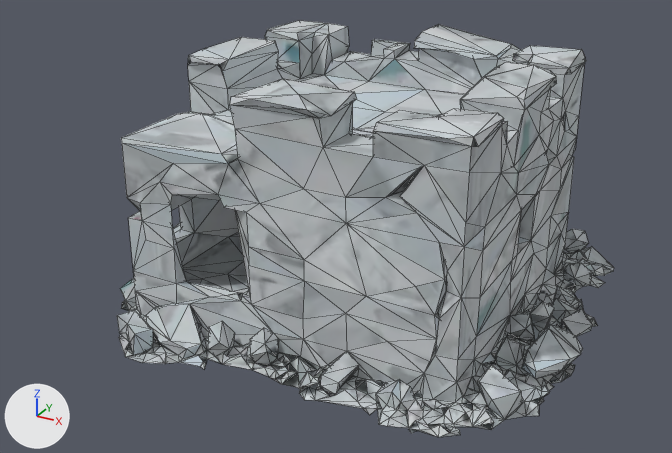
What one commit did to the glTF model public/models/props/wall_snow.glb.
Camera for both pictures: a 50 mm camera at (1.51, -3.01, 1.25) aimed at (-0.08, -0.12, -0.19). Lighting does not change. The marker at lower left points along +X, +Y and +Z. The older version comes first. Mesh edges are drawn as thin lines. Vertices at exactly the same position are counted once.

Script lines for the objects in view, before the commit:
```python
me_mesh_0 = bpy.data.meshes.new('Mesh_0')
me_mesh_0.from_pydata(...)  # 1693 vertices, 3438 faces; spans x -1.0..1.0, y -0.98..0.98, z -0.51..0.51
me_mesh_0.materials.append(mat_material_0)  # picture img_image_0
ob_mesh_0 = bpy.data.objects.new('Mesh_0', me_mesh_0)
ob_mesh_0.location = (-0.009, 0.028, -0.008)
ob_mesh_0.scale = (0.941, 0.941, 0.941)
```
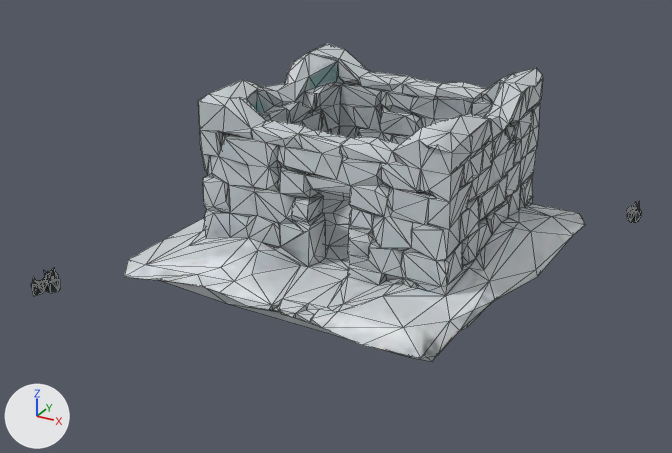
Where the change shows, as pixel boxes (x1, y1, x2, y2) in the pictures (672 x 453 px):
'Mesh_0', reshaped, moved, rescaled (23% wider, 24% shorter)
    before: (117, 21, 614, 437)
    after: (31, 44, 641, 362)
part 1 of me_mesh_0, rebuilt (7% narrower, 24% shorter)
    before: (117, 21, 614, 437)
    after: (124, 44, 585, 362)
part 2 of me_mesh_0, added
    after: (31, 269, 60, 296)
part 3 of me_mesh_0, added
    after: (627, 201, 641, 223)

The edits, one by one:
me_mesh_0 is used by ob_mesh_0; location (-0.009, 0.028, -0.008); scale (0.941, 0.941, 0.941).
me_mesh_0 had 1693 vertices, 3438 faces and spanned x -1.0..1.0, y -0.98..0.98, z -0.51..0.51.
me_mesh_0 now has 1610 vertices, 3212 faces and spans x -0.99..0.99, y -1.0..1.0, z -0.38..0.38.
me_mesh_0 part 1: the loose piece of 1683 vertices spanning x -1.0..1.0, y -0.98..0.81, z -0.51..0.51 is rebuilt with 1510 vertices and now spans x -0.81..0.79, y -0.77..0.82, z -0.38..0.38.
me_mesh_0 part 2: a new loose piece of 59 vertices spanning x -0.99..-0.9, y -1.0..-0.88, z -0.36..-0.26, in mat_material_0 (picture img_image_0).
me_mesh_0 part 3: a new loose piece of 41 vertices spanning x 0.91..0.99, y 0.9..1.0, z -0.36..-0.26, in mat_material_0 (picture img_image_0).
Other edits to the shape of me_mesh_0 do not show in these pictures.
Object 'Mesh_0' (ob_mesh_0) moves from (-0.009, 0.028, -0.008) to (-0.003, -0.025, -0.001).
Object 'Mesh_0' (ob_mesh_0) is rescaled from (0.941, 0.941, 0.941) to (0.903, 0.903, 0.903).
